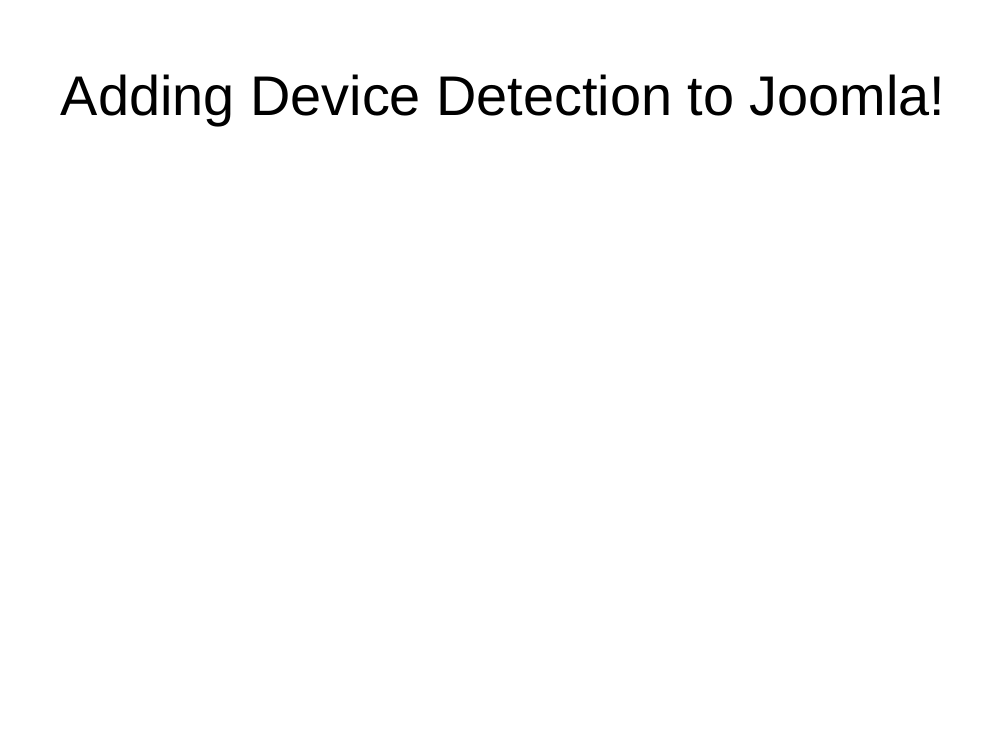
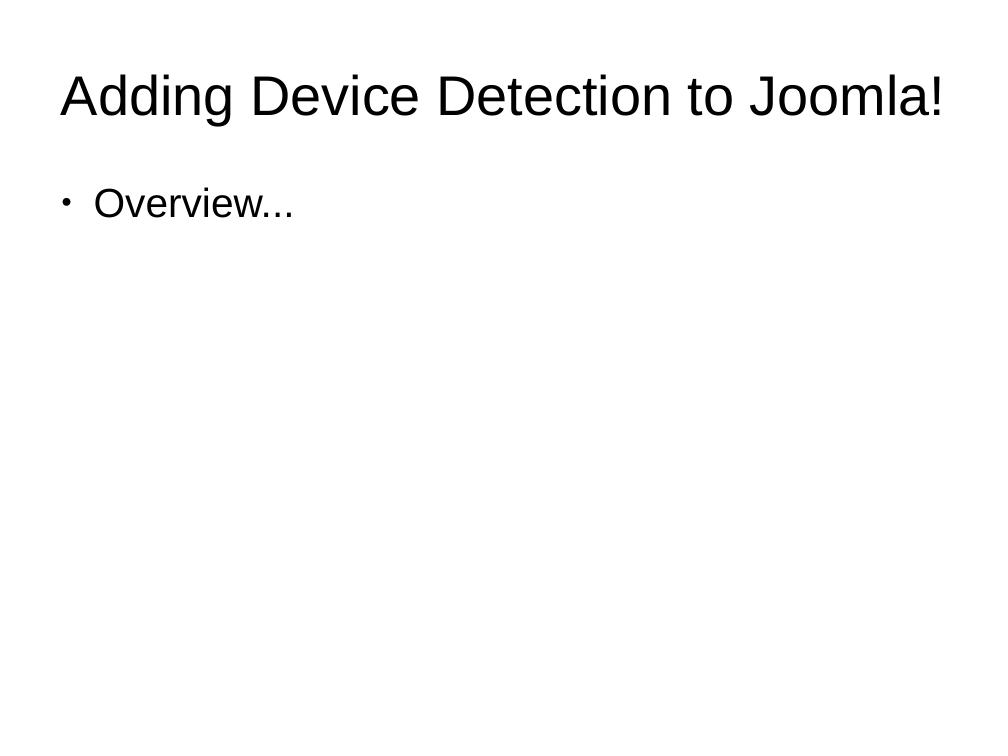
Before and after one commit to tomwhartung/jmws_accoutrements, a slide deck: slide 10 of presentations/2015_09-Joomla/Device_Detection-In_Protostar_and_Beez3.odp (slide 9 before the commit). Drawn at 1008x756 pixels with LibreOffice and Linux fonts; fonts in the diff are those of the drawing. Boxes give left, top, right and bottom in pixels: in the first picture for what was removed or moved away, otherwise in the second. Text is boxed around its words. In the diff, an @@ line names an element or a change of style, - is before the commit and + after.

```diff
--- a/presentations/2015_09-Joomla/Device_Detection-In_Protostar_and_Beez3.odp
+++ b/presentations/2015_09-Joomla/Device_Detection-In_Protostar_and_Beez3.odp
@@ text added at (94,187,295,218), 32 pt, text #000000 @@
+● Overview...
```
Also in this commit, not shown: 1 other slide changed, 5 slides added.
